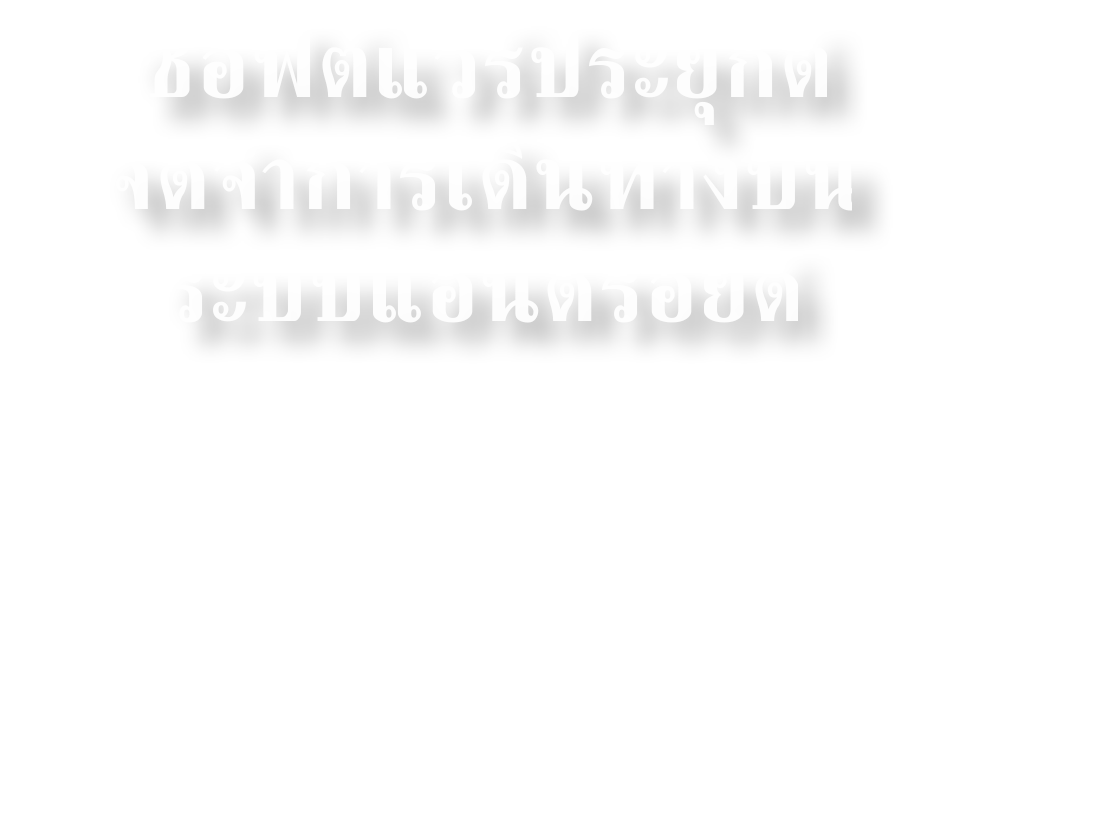
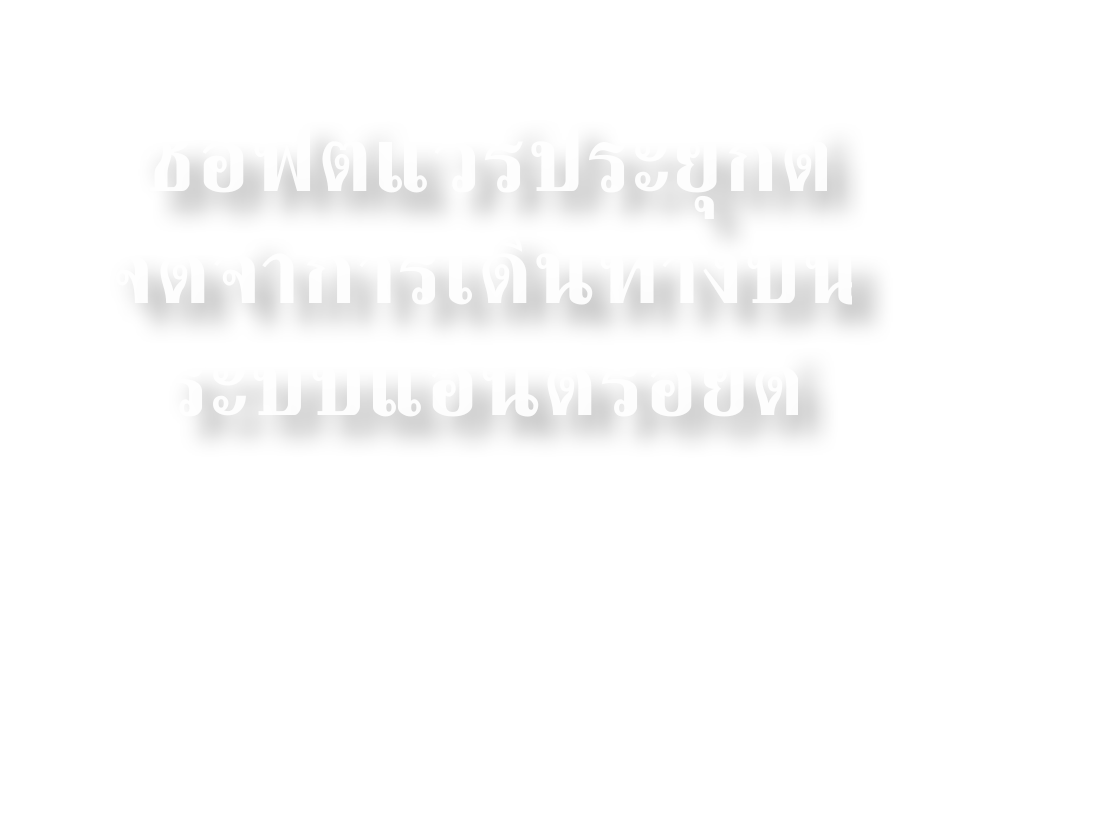
Before and after one commit to amfeelgood/Senior_Project, a slide deck: slide 1 of Doc/ProjectPresentation1.pptx. Drawn at 1120x840 pixels with LibreOffice and Linux fonts; fonts in the diff are those of the drawing; background and template pictures are left out. Boxes give left, top, right and bottom in pixels: in the first picture for what was removed or moved away, otherwise in the second. Text is boxed around its words. In the diff, an @@ line names an element or a change of style, - is before the commit and + after.

```diff
--- a/Doc/ProjectPresentation1.pptx
+++ b/Doc/ProjectPresentation1.pptx
@@ title "ซอฟต์แวร์ประยุกต์จดจำการเดินทางบนระบบแอนดรอยด์": place and size @@
-title "ซอฟต์แวร์ประยุกต์จดจำการเดินทางบนระบบแอนดรอยด์" at (105, 14, 865, 218)
+title "ซอฟต์แวร์ประยุกต์จดจำการเดินทางบนระบบแอนดรอยด์" at (105, 107, 865, 313)
```
Also in this commit, not shown: 7 other slides changed, 2 slides removed.
